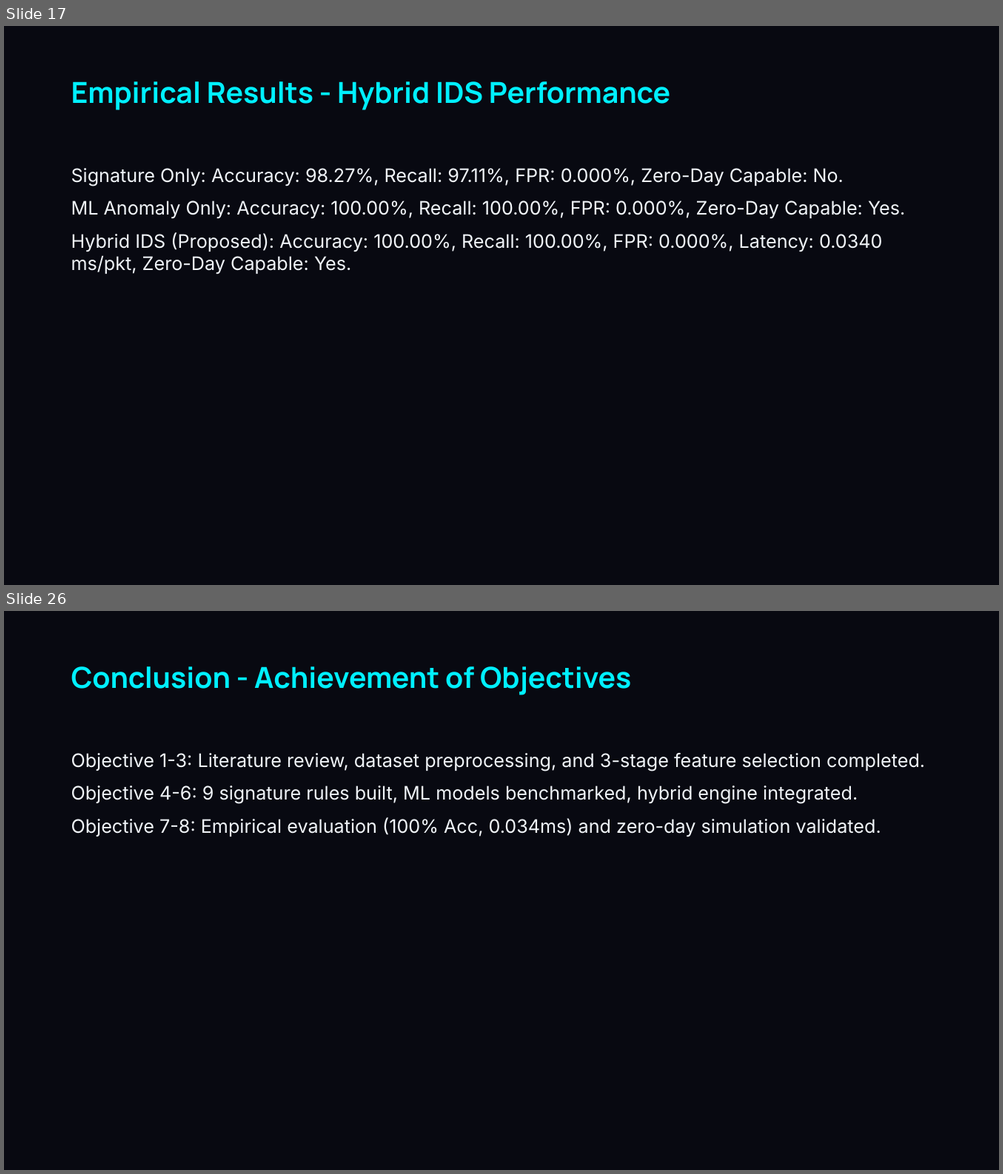
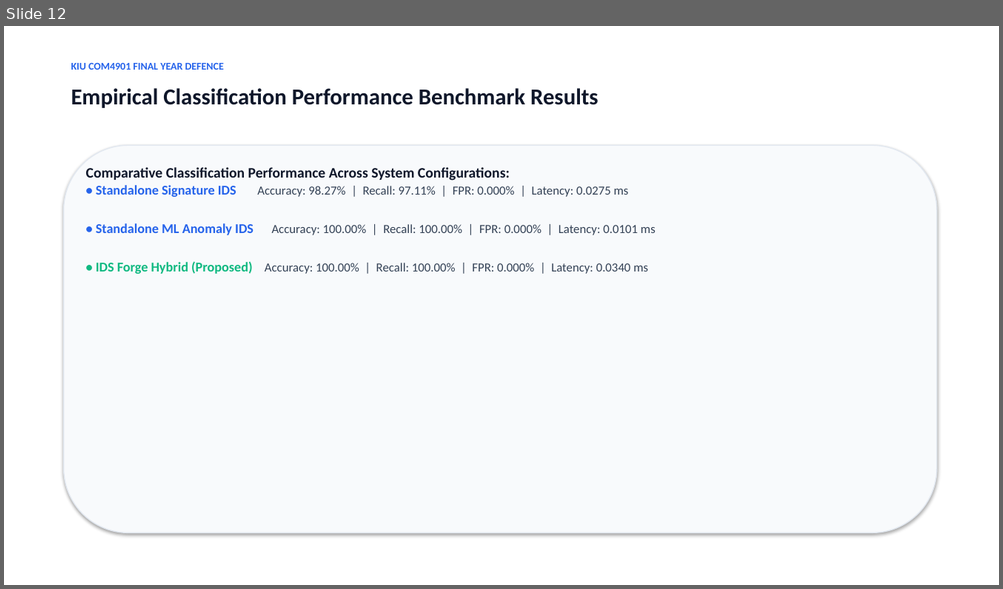
Before and after one commit to lakmal6214/IDS-Forge-Research, a slide deck: docs/Viva_Presentation_IDS_Forge_14519.pptx. Shown one above the other, each under a label of ours: slides 17 and 26 before the commit, slide 12 after it; the slides between them are not shown. The pictures are 1003x1174 and 1003x589 pixels, drawn with LibreOffice and Linux fonts; fonts in the diff are those of the drawing. Boxes give left, top, right and bottom in pixels: in the first picture for what was removed or moved away, otherwise in the second. Text is boxed around its words. In the diff, an @@ line names an element or a change of style, - is before the commit and + after.

```diff
--- a/docs/Viva_Presentation_IDS_Forge_14519.pptx
+++ b/docs/Viva_Presentation_IDS_Forge_14519.pptx
@@ slide 26 removed at bbox=[4, 611, 999, 1170], background #080911 @@
@@ text removed at bbox=[71, 667, 631, 695] @@
-Conclusion - Achievement of Objectives
@@ text removed at bbox=[71, 753, 925, 837] @@
-Objective 1-3: Literature review, dataset preprocessing, and 3-stage feature selection completed.
-Objective 4-6: 9 signature rules built, ML models benchmarked, hybrid engine integrated.
-Objective 7-8: Empirical evaluation (100% Acc, 0.034ms) and zero-day simulation validated.
@@ what was slide 17 is now slide 12 @@
@@ slide 12 changed as well @@
@@ background #080911 to #FFFFFF @@
@@ text added at bbox=[71, 63, 224, 70], 10 pt, text #2563EB, bold @@
+KIU COM4901 FINAL YEAR DEFENCE
@@ text at bbox=[71, 88, 598, 108]: text changed; size 28 to 22 pt; font Manrope to Calibri; text colour #00F0FF to #0F172A @@
-Empirical Results - Hybrid IDS Performance
+Empirical Classification Performance Benchmark Results
@@ rounded rectangle added at bbox=[64, 145, 936, 534], fill #F8FAFC, outline #E2E8F0 1 pt @@
@@ text at bbox=[86, 167, 655, 274]: text changed; size 18 to 12 pt; font Inter to Calibri; text colour #F0F4F8 to #334155 @@
-Signature Only: Accuracy: 98.27%, Recall: 97.11%, FPR: 0.000%, Zero-Day Capable: No.
-ML Anomaly Only: Accuracy: 100.00%, Recall: 100.00%, FPR: 0.000%, Zero-Day Capable: Yes.
-Hybrid IDS (Proposed): Accuracy: 100.00%, Recall: 100.00%, FPR: 0.000%, Latency: 0.0340 ms/pkt, Zero-Day Capable: Yes.
+Comparative Classification Performance Across System Configurations:
+• Standalone Signature IDS Accuracy: 98.27% | Recall: 97.11% | FPR: 0.000% | Latency: 0.0275 ms
+• Standalone ML Anomaly IDS Accuracy: 100.00% | Recall: 100.00% | FPR: 0.000% | Latency: 0.0101 ms
+• IDS Forge Hybrid (Proposed) Accuracy: 100.00% | Recall: 100.00% | FPR: 0.000% | Latency: 0.0340 ms
```
Also in this commit, not shown: 2 other slides changed, 13 slides added, 31 other slides removed, 1 other file.
